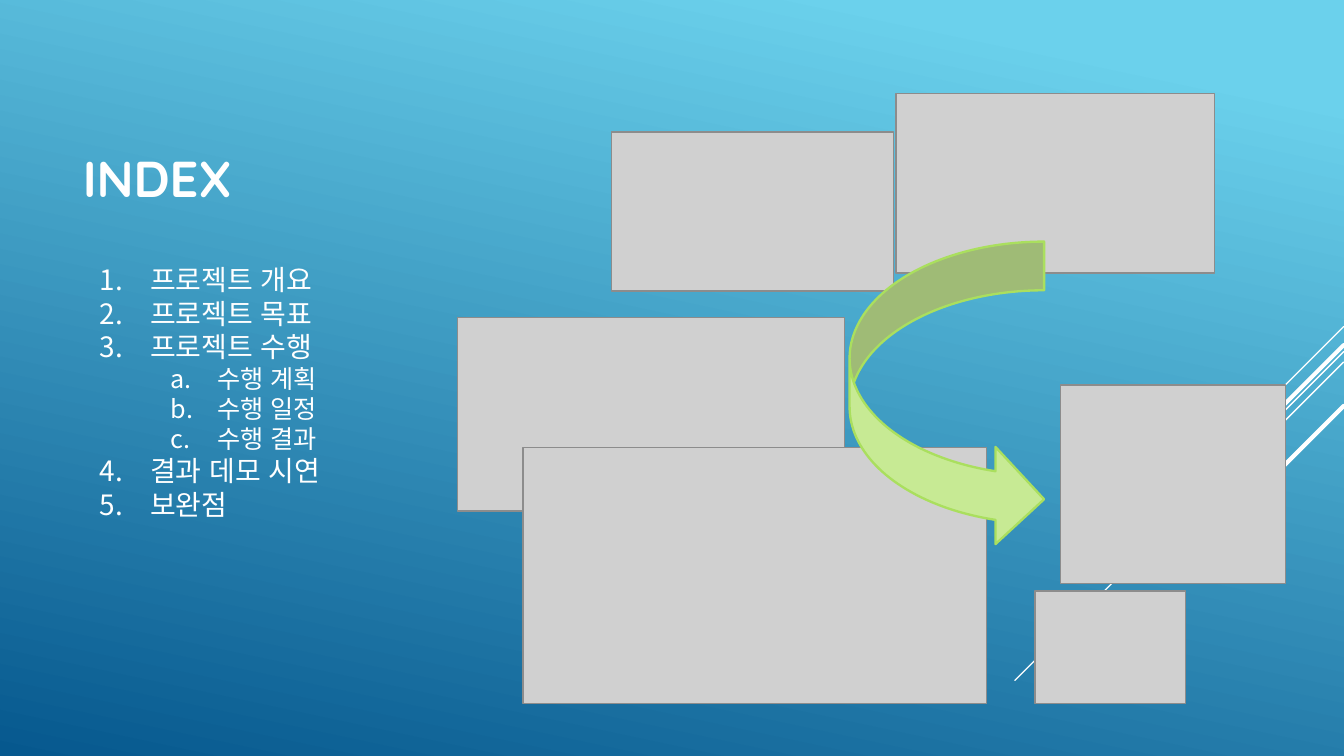
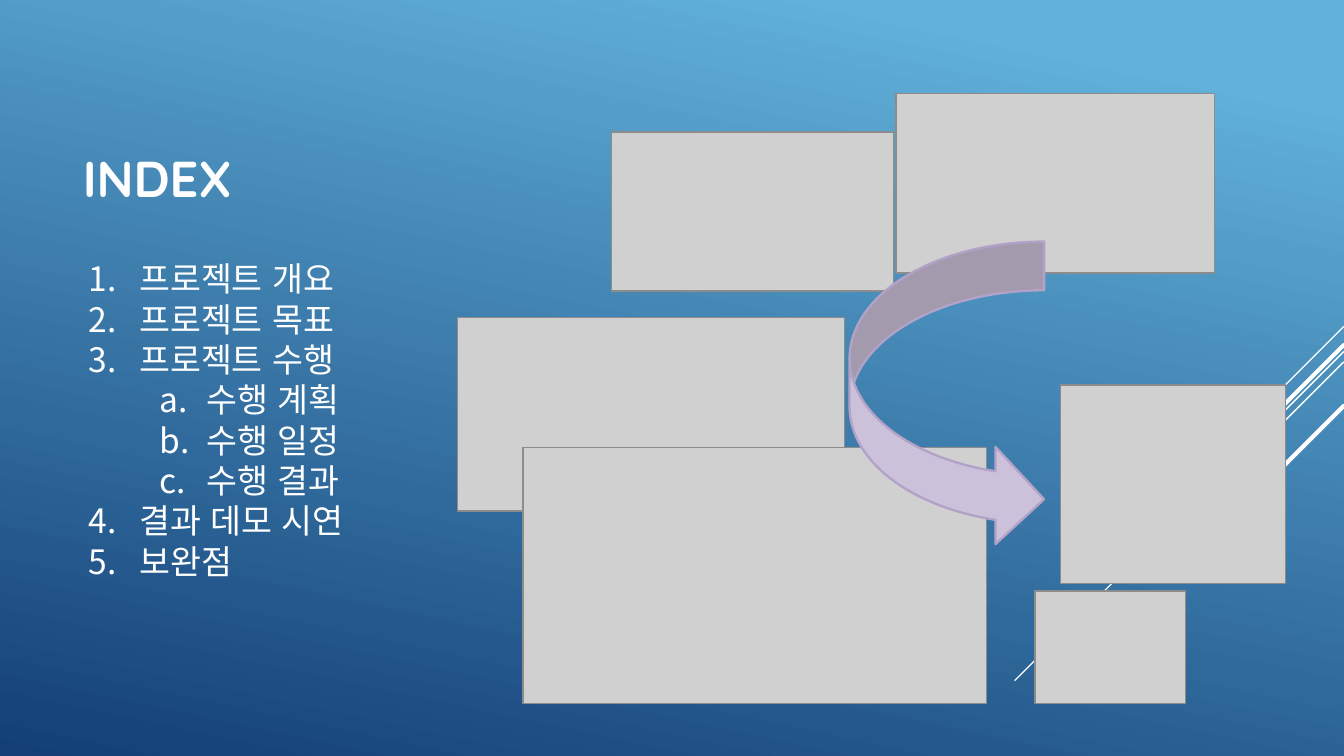
Before and after one commit to KimJeongHoon190/First_Project, a slide deck: slide 2 of 제출자료/최종 발표 프레젠테이션(김정훈).pptx. Drawn at 1344x756 pixels with LibreOffice and Linux fonts; fonts in the diff are those of the drawing; grey boxes stand for pictures. Boxes give left, top, right and bottom in pixels: in the first picture for what was removed or moved away, otherwise in the second. Text is boxed around its words. In the diff, an @@ line names an element or a change of style, - is before the commit and + after.

```diff
--- a/제출자료/최종 발표 프레젠테이션(김정훈).pptx
+++ b/제출자료/최종 발표 프레젠테이션(김정훈).pptx
@@ background gradient #6ED2EB to #06588E to gradient #62B1DA to #134077 @@
@@ text "프로젝트 개요": place and size @@
-text "프로젝트 개요" at [150, 267, 321, 517]
+text "프로젝트 개요" at [139, 263, 344, 577]
@@ text "프로젝트 개요" at [139, 263, 344, 577]: size 15 to 18 pt in "프로젝트 개요", "프로젝트 목표", "프로젝트 수행", "결과 데모 시연" and 1 more places; size 13.5 to 18 pt in "수행 계획", "수행 일정", "수행 결과" @@
@@ curved right arrow at [849, 242, 1044, 548]: fill #C7EA94 to #CCC1DA; outline #AADF5E 1.25 pt to #B3A2C7 1.25 pt @@
```
Also in this commit, not shown: 15 other slides changed.
